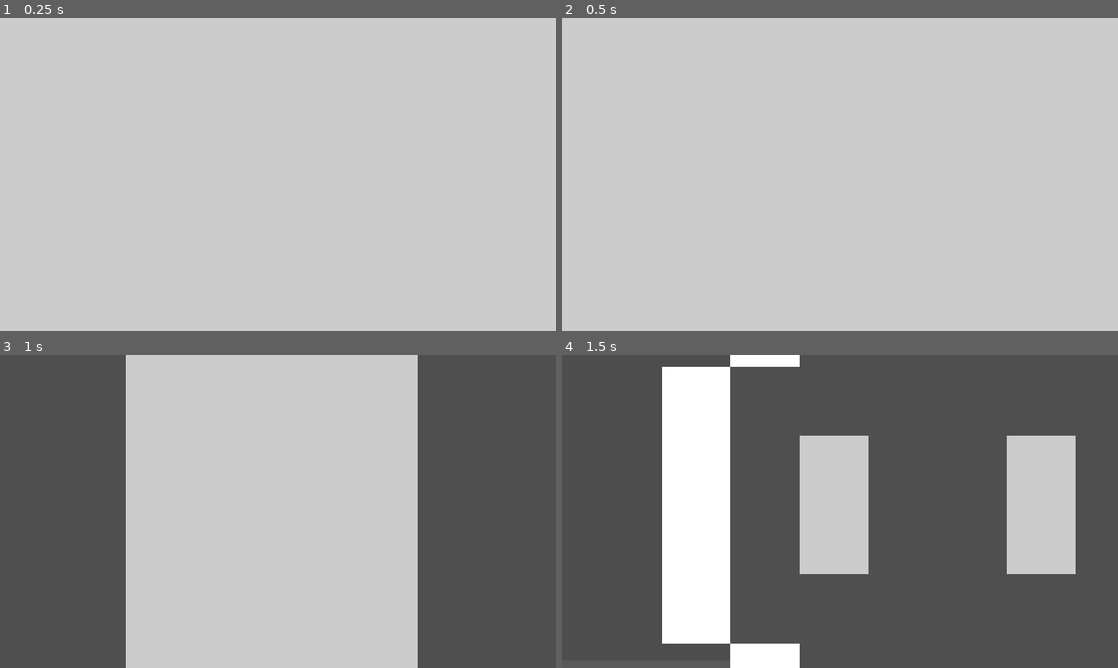
Above: before the commit, frames 1-4 (two rows, left to right).
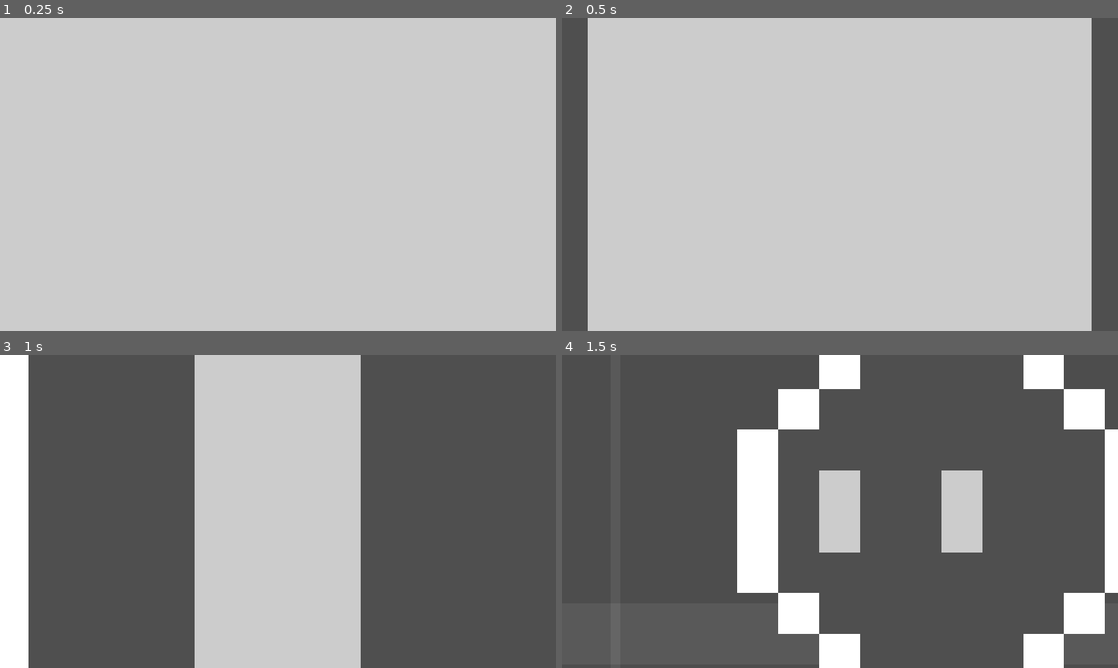
Above: after the commit, the same moments.

Repository: xharris/magicmissiles
Game: Godot game, scene res://game.tscn
Same seed, same stepped clock (60 frames per second), same inputs: the game is played once before the commit and once after it.
Inputs (mouse positions are in pixels of both pictures, inside the frame that each line leads up to):
- Up to frame 1 (0.25 s): no input
- Up to frame 2 (0.5 s): no input
- Up to frame 3 (1 s): move the mouse to (400, 495) at 0.52 s; hold D (right) from 0.53 s (still down); click (400, 495) at 0.6 s
- Up to frame 4 (1.5 s): move the mouse to (728, 527) at 1.27 s; release D (right) at 1.28 s; hold S (down) from 1.28 s (still down); right-click (728, 527) at 1.35 s

Frame 1 is identical in both runs. In frame 2, 9.4% of the frame differs, in the area x 0-100%, y 0-100%; in frame 3, 28%; in frame 4, 35%, in the area x 18-100%, y 0-100%.

Commit message:
adds camerafocus override (mainly for spawn camera)

Diff:
--- a/components/camera_focus/camera_focus.gd
+++ b/components/camera_focus/camera_focus.gd
@@ -2,6 +2,9 @@
 class_name CameraFocus
 
 @export var config: CameraFocusConfig
+## Camera will be SET to position/zoom of this node (no weight distrib).
+## This will only work for one config.
+@export var override: bool
 
 ## TODO player aim offset
 var offset: Vector2
--- a/components/camera_focus/camera_focus_config.gd
+++ b/components/camera_focus/camera_focus_config.gd
@@ -4,5 +4,7 @@
 @export var position_weight: float = 0
 @export var focus_outside_view: bool
 @export var disable_position_smoothing: bool
+
+@export_group("Zoom", "zoom")
 @export_custom(PROPERTY_HINT_LINK, "") var zoom: Vector2 = Vector2.ONE
 @export var zoom_weight: float = 1.0
--- a/components/camera_focus/camera_focus_manager.gd
+++ b/components/camera_focus/camera_focus_manager.gd
@@ -13,34 +13,43 @@
     # final camera values
     var final_position: Vector2 = get_target_position()
     var final_zoom: Vector2
-    position_smoothing_enabled = not cameras.any(func(c:CameraFocus):
-        return c.config and c.config.disable_position_smoothing)
-    # calculate camera position from focus nodes
-    var visible_rect = get_viewport().get_visible_rect()
-    var total_position: Vector2 = Vector2.ZERO
-    var total_position_weight: float
-    for node in cameras:
-        if not node.config:
-            _log.warn("missing config for %s" % [node.get_path()])
-            continue
-        if not node.config.focus_outside_view and visible_rect.has_point(node.global_position):
-            continue
-        total_position += ((node.global_position + node.offset) * node.config.position_weight)
-        total_position_weight += node.config.position_weight
-    if total_position_weight > 0:
-        final_position = total_position / total_position_weight
-    # calculate zoom from focus nodes
-    var total_zoom: Vector2
-    var total_zoom_weight: float
-    for node in cameras:
-        if not node.config:
-            continue
-        if not node.config.focus_outside_view and visible_rect.has_point(node.global_position):
-            continue
-        total_zoom += node.config.zoom * node.config.zoom_weight
-        total_zoom_weight += node.config.zoom_weight
-    if total_zoom_weight > 0 and not total_zoom.is_zero_approx():
-        final_zoom = total_zoom / total_zoom_weight
+    var override_idx = cameras.find_custom(func(c:CameraFocus):
+        return c.override)
+    if override_idx > -1:
+        # one CameraFocus overrides all
+        var override = cameras[override_idx]
+        final_position = override.global_position
+        final_zoom = override.config.zoom
+        position_smoothing_enabled = not override.config.disable_position_smoothing
+    else:
+        position_smoothing_enabled = not cameras.any(func(c:CameraFocus):
+            return c.config and c.config.disable_position_smoothing)
+        # calculate camera position from focus nodes
+        var visible_rect = get_viewport().get_visible_rect()
+        var total_position: Vector2 = Vector2.ZERO
+        var total_position_weight: float
+        for node in cameras:
+            if not node.config:
+                _log.warn("missing config for %s" % [node.get_path()])
+                continue
+            if not node.config.focus_outside_view and visible_rect.has_point(node.global_position):
+                continue
+            total_position += ((node.global_position + node.offset) * node.config.position_weight)
+            total_position_weight += node.config.position_weight
+        if total_position_weight > 0:
+            final_position = total_position / total_position_weight
+        # calculate zoom from focus nodes
+        var total_zoom: Vector2
+        var total_zoom_weight: float
+        for node in cameras:
+            if not node.config:
+                continue
+            if not node.config.focus_outside_view and visible_rect.has_point(node.global_position):
+                continue
+            total_zoom += node.config.zoom * node.config.zoom_weight
+            total_zoom_weight += node.config.zoom_weight
+        if total_zoom_weight > 0 and not total_zoom.is_zero_approx():
+            final_zoom = total_zoom / total_zoom_weight
     # apply final values
     zoom = final_zoom
     global_position = final_position
--- /dev/null
+++ b/components/death/death.gd
@@ -0,0 +1,9 @@
+@tool
+extends SubViewportContainer
+class_name Death
+
+@export var enabled: bool = true
+
+func _process(delta: float) -> void:
+    if enabled:
+        visible = false
--- /dev/null
+++ b/components/death/death.gdshader
@@ -0,0 +1,7 @@
+shader_type canvas_item;
+
+uniform sampler2D screen_texture : hint_screen_texture, repeat_disable, filter_nearest;
+
+void fragment() {
+    COLOR = vec4(244.0/255.0, 67.0/255.0, 54.0/255.0, 1); // = textureLod(screen_texture, SCREEN_UV, 0.0);
+}
--- /dev/null
+++ b/components/death/death.tscn
@@ -0,0 +1,14 @@
+[gd_scene format=3 uid="uid://7he50jmuuat1"]
+
+[node name="SubViewportContainer" type="SubViewportContainer" unique_id=492982237]
+anchors_preset = 15
+anchor_right = 1.0
+anchor_bottom = 1.0
+grow_horizontal = 2
+grow_vertical = 2
+stretch = true
+
+[node name="SubViewport" type="SubViewport" parent="." unique_id=1570516752]
+handle_input_locally = false
+size = Vector2i(640, 360)
+render_target_update_mode = 4
--- a/entities/spawn_camera_focus/spawn_camera_focus.gd
+++ b/entities/spawn_camera_focus/spawn_camera_focus.gd
@@ -5,14 +5,25 @@
 
 @onready var camera_focus: CameraFocus = %CameraFocus
 
+@export var disabled: bool
+@export var finish_to: CameraFocus
 @export var duration: float = 3
 
+var progress: float:
+    get:
+        if disabled:
+            return 1
+        return clampf(_t / duration, 0, 1)
+
+var _log = Logs.new("spawn_camera", Logs.Level.DEBUG)
 var _config: CameraFocusConfig
 var _t: float = 0
 var _done: bool = false
+var _start_position: Vector2
 
 func start():
-    _config.position_weight = 999
+    _log.debug("start")
+    _start_position = global_position
     _config.disable_position_smoothing = true
     _t = 0
     _done = false
@@ -20,9 +31,11 @@
 func finish():
     if _done:
         return
+    _log.debug("finish")
     _done = true
+    camera_focus.override = false
     _config.disable_position_smoothing = false
-    _config.position_weight = 0
+    _config.zoom_weight = 0
     animation_finished.emit()
 
 func _init() -> void:
@@ -30,18 +43,28 @@
     start()
 
 func _ready() -> void:
+    _start_position = global_position
     camera_focus.config = _config
+    if disabled:
+        finish()
 
 func _process(delta: float) -> void:
+    camera_focus.override = not disabled and progress < 1
     if _done:
         return
+    if (disabled or progress >= 1) and not _done:
+        finish()
     _t += delta
-    var ratio = ease(clampf(_t / duration, 0, 1), 0.2)
-    if ratio >= 1:
-        finish()
+    var ratio = ease(progress, 0.2)
+    # zoom
+    var max_dim: Vector2 = Vector2.ONE * minf(get_viewport_rect().size.x, get_viewport_rect().size.y)
+    var target_zoom: Vector2 = Vector2.ONE * 0.5
+    if finish_to and finish_to.config:
+        target_zoom = finish_to.config.zoom
+    _config.zoom = lerp(max_dim, target_zoom, ratio)
     # position
-    _config.position_weight = lerpf(999, 0, ratio)
-    # zoom
-    var max_dim = maxf(get_viewport_rect().size.x, get_viewport_rect().size.y)
-    _config.zoom = lerpf(max_dim, 0.5, ratio) * Vector2.ONE
-    _config.zoom_weight = lerpf(999, 0, ratio)
+    var target_position: Vector2 = global_position
+    if finish_to:
+        target_position = finish_to.global_position
+    # NOTE this uses progress, not ratio (due to easing)
+    #global_position = lerp(_start_position, target_position, progress)
--- a/levels/dev/dev.gd
+++ b/levels/dev/dev.gd
@@ -1,6 +1,6 @@
 extends Node2D
 
-const color: = Color(0.8, 0.8, 0.8, 0.1)
+const color = Color(0.8, 0.8, 0.8, 0.1)
 
 @onready var player: Actor = %Player
 @onready var camera: Camera2D = %CameraFocusManager
@@ -16,6 +16,7 @@
 
     player.control.can_move = false
     player.control.can_aim = false
+    spawn_cam_focus.finish_to = player.camera
 
 func _on_spawn_cam_animation_finished():
     player.control.can_move = true
--- a/levels/dev/dev.tscn
+++ b/levels/dev/dev.tscn
@@ -2,12 +2,17 @@
 
 [ext_resource type="Script" uid="uid://dn2dqm0fdu5no" path="res://levels/dev/dev.gd" id="1_rjc3s"]
 [ext_resource type="PackedScene" uid="uid://ps1ujo34e48p" path="res://entities/actor/actor.tscn" id="2_x24ml"]
+[ext_resource type="Shader" uid="uid://63mmctejcf30" path="res://components/death/death.gdshader" id="3_myji7"]
 [ext_resource type="Resource" uid="uid://c6stj4cbu1kpw" path="res://resources/actor_configs/player/player.tres" id="3_n1i44"]
 [ext_resource type="PackedScene" uid="uid://cb6bisyxfcg23" path="res://components/camera_focus/camera_focus_manager.tscn" id="3_qf2dv"]
 [ext_resource type="PackedScene" uid="uid://demnd15fltwe4" path="res://entities/spawn_camera_focus/spawn_camera_focus.tscn" id="4_x24ml"]
 [ext_resource type="PackedScene" uid="uid://dmsjoa6qv5l02" path="res://components/shape_grid/shape_grid.tscn" id="5_qf2dv"]
 [ext_resource type="PackedScene" uid="uid://b46dvxtqp5ydy" path="res://entities/campfire/campfire.tscn" id="6_0qlot"]
 [ext_resource type="Resource" uid="uid://cquh7rme0ac0e" path="res://resources/actor_configs/slime/slime.tres" id="6_n1i44"]
+[ext_resource type="PackedScene" uid="uid://7he50jmuuat1" path="res://components/death/death.tscn" id="9_xhwp0"]
+
+[sub_resource type="ShaderMaterial" id="ShaderMaterial_2ocnq"]
+shader = ExtResource("3_myji7")
 
 [sub_resource type="CircleShape2D" id="CircleShape2D_qf2dv"]
 radius = 167.0449
@@ -16,6 +21,9 @@
 y_sort_enabled = true
 script = ExtResource("1_rjc3s")
 
+[node name="Death" parent="." unique_id=1902104417 instance=ExtResource("9_xhwp0")]
+material = SubResource("ShaderMaterial_2ocnq")
+
 [node name="Player" parent="." unique_id=694385484 instance=ExtResource("2_x24ml")]
 unique_name_in_owner = true
 config = ExtResource("3_n1i44")
@@ -23,6 +31,7 @@
 [node name="SpawnCameraFocus" parent="Player" unique_id=1019026675 instance=ExtResource("4_x24ml")]
 unique_name_in_owner = true
 position = Vector2(-10, -12)
+metadata/_edit_lock_ = true
 
 [node name="CameraFocusManager" parent="." unique_id=1152010050 instance=ExtResource("3_qf2dv")]
 unique_name_in_owner = true
Not shown, added: components/death/death.gd.uid
Not shown, added: components/death/death.gdshader.uid
